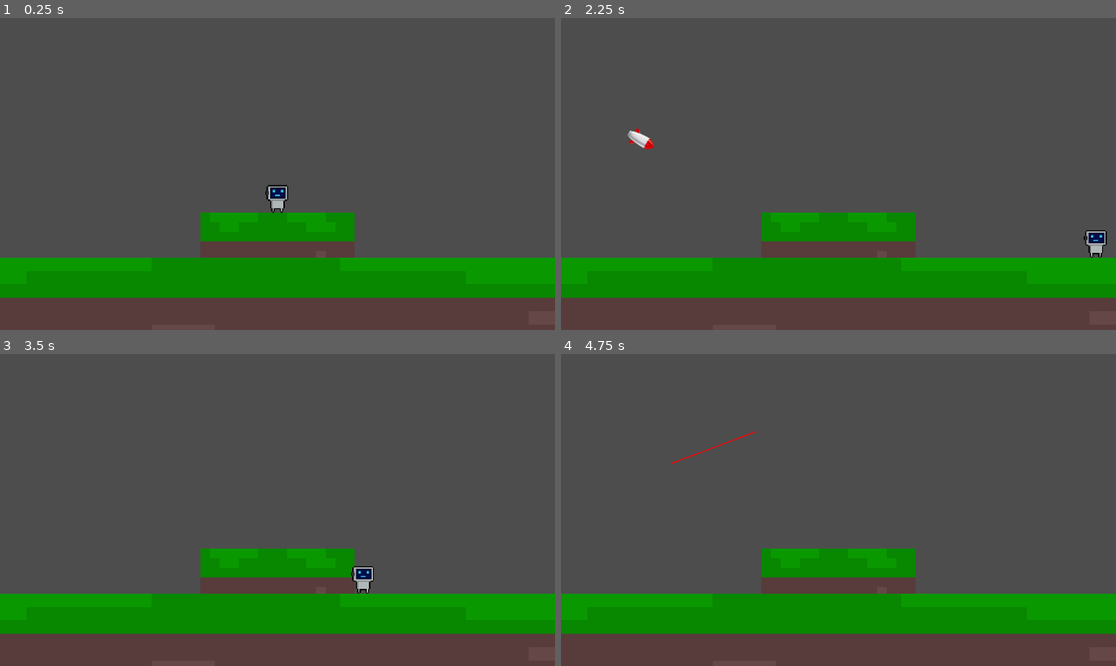
Above: before the commit, frames 1-4 (two rows, left to right).
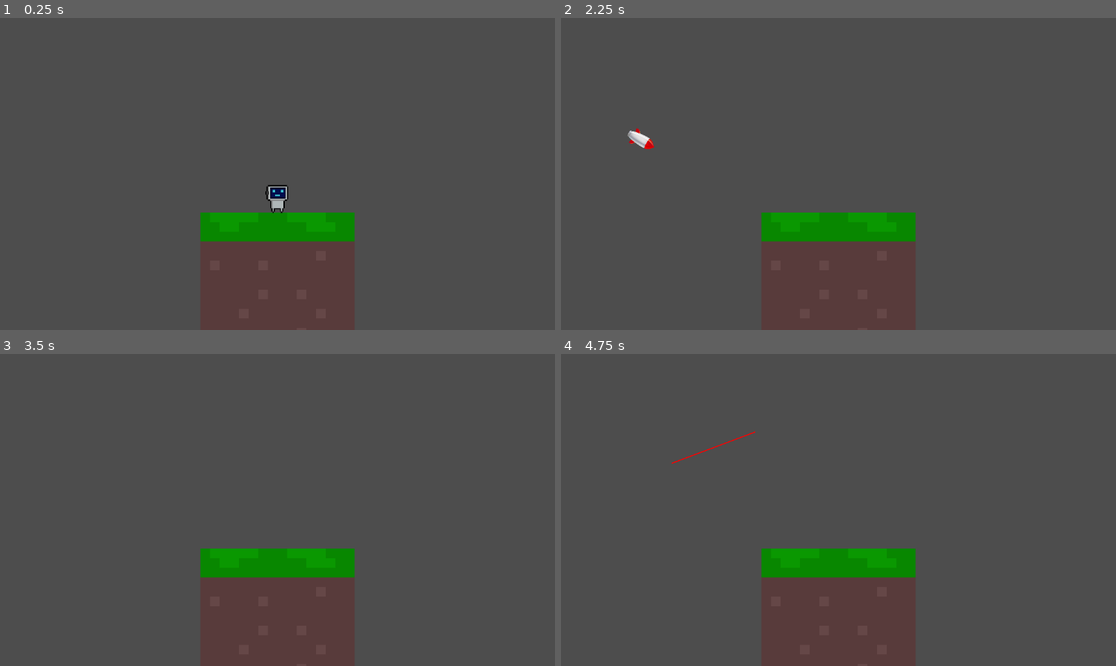
Above: after the commit, the same moments.

Repository: aeriab/kill-the-clanker
Game: Godot game, scene res://game.tscn
Same seed, same stepped clock (60 frames per second), same inputs: the game is played once before the commit and once after it.
Inputs (mouse positions are in pixels of both pictures, inside the frame that each line leads up to):
- Up to frame 1 (0.25 s): no input
- Up to frame 2 (2.25 s): tap Enter (ui_accept) at 0.5, 0.77 s; move the mouse to (960, 158) at 0.52 s; hold Right (ui_right) 0.53-1.25 s; hold Shift 0.53-1.25 s; click (960, 158) at 0.67 s; drag from (727, 189) to (810, 236) at 1.27 s; move the mouse to (894, 105) at 2.02 s; hold Left (ui_left) from 2.03 s (still down); hold Shift from 2.03 s (still down)
- Up to frame 3 (3.5 s): release Left (ui_left) at 2.75 s; release Shift at 2.75 s; drag from (249, 572) to (111, 463) at 2.77 s
- Up to frame 4 (4.75 s): move the mouse to (1005, 556) at 3.52 s; hold Right (ui_right) 3.53-4.25 s; hold Shift 3.53-4.25 s; tap Enter (ui_accept) at 3.77, 4.25 s; drag from (672, 463) to (755, 432) at 4.27 s

The runs differ from the first frame. In frame 1, 13% of the frame differs, in the area x 0-100%, y 76-90%; in frame 2, 13%, in the area x 0-100%, y 67-90%; in frame 3, 13%; in frame 4, 13%.

Commit message:
Making smoke explosion

Diff:
--- /dev/null
+++ b/Environment_Stuff/Hazard_Stuff/explosion.tscn
@@ -0,0 +1,26 @@
+[gd_scene load_steps=4 format=3 uid="uid://b1r0f2dbde8wt"]
+
+[ext_resource type="Texture2D" uid="uid://deqjenjvfeijf" path="res://Environment_Stuff/Hazard_Stuff/smoke_spritesheet.png" id="1_l5w3k"]
+
+[sub_resource type="CanvasItemMaterial" id="CanvasItemMaterial_2l8jj"]
+particles_animation = true
+particles_anim_h_frames = 4
+particles_anim_v_frames = 6
+particles_anim_loop = false
+
+[sub_resource type="ParticleProcessMaterial" id="ParticleProcessMaterial_7ub36"]
+particle_flag_disable_z = true
+angle_min = -179.99998
+angle_max = 180.00002
+spread = 180.0
+gravity = Vector3(0, 0, 0)
+scale_min = 0.099999994
+scale_max = 0.14999999
+anim_offset_max = 1.0
+
+[node name="Explosion" type="GPUParticles2D"]
+material = SubResource("CanvasItemMaterial_2l8jj")
+amount = 1
+texture = ExtResource("1_l5w3k")
+explosiveness = 1.0
+process_material = SubResource("ParticleProcessMaterial_7ub36")
--- a/game.tscn
+++ b/game.tscn
@@ -31,6 +31,8 @@
 offset = Vector2(-8, 0)
 
 [node name="Platform2" type="StaticBody2D" parent="."]
+process_mode = 4
+visible = false
 position = Vector2(0, 62.324707)
 scale = Vector2(6.518025, 1.3924433)
 collision_layer = 2
Binary file added: Environment_Stuff/Hazard_Stuff/smoke_spritesheet.png
Not shown, added: Environment_Stuff/Hazard_Stuff/smoke_spritesheet.png.import
